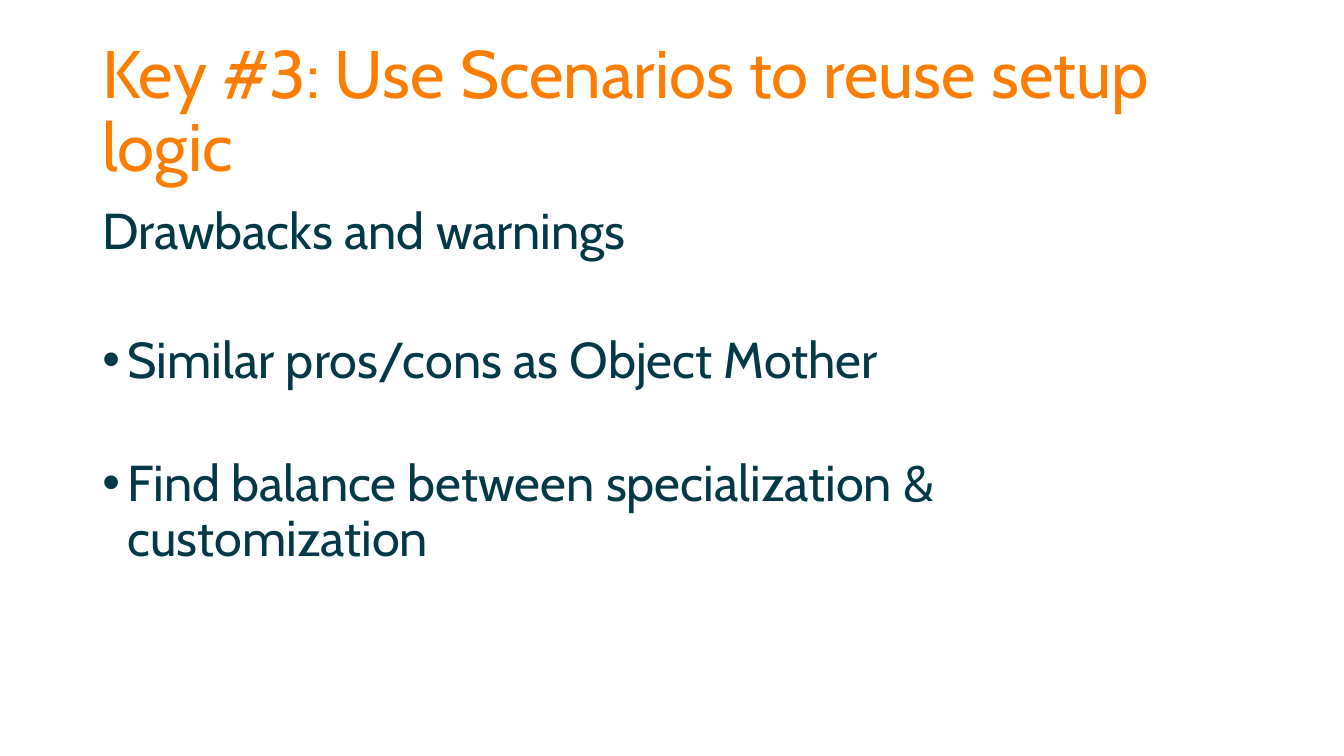
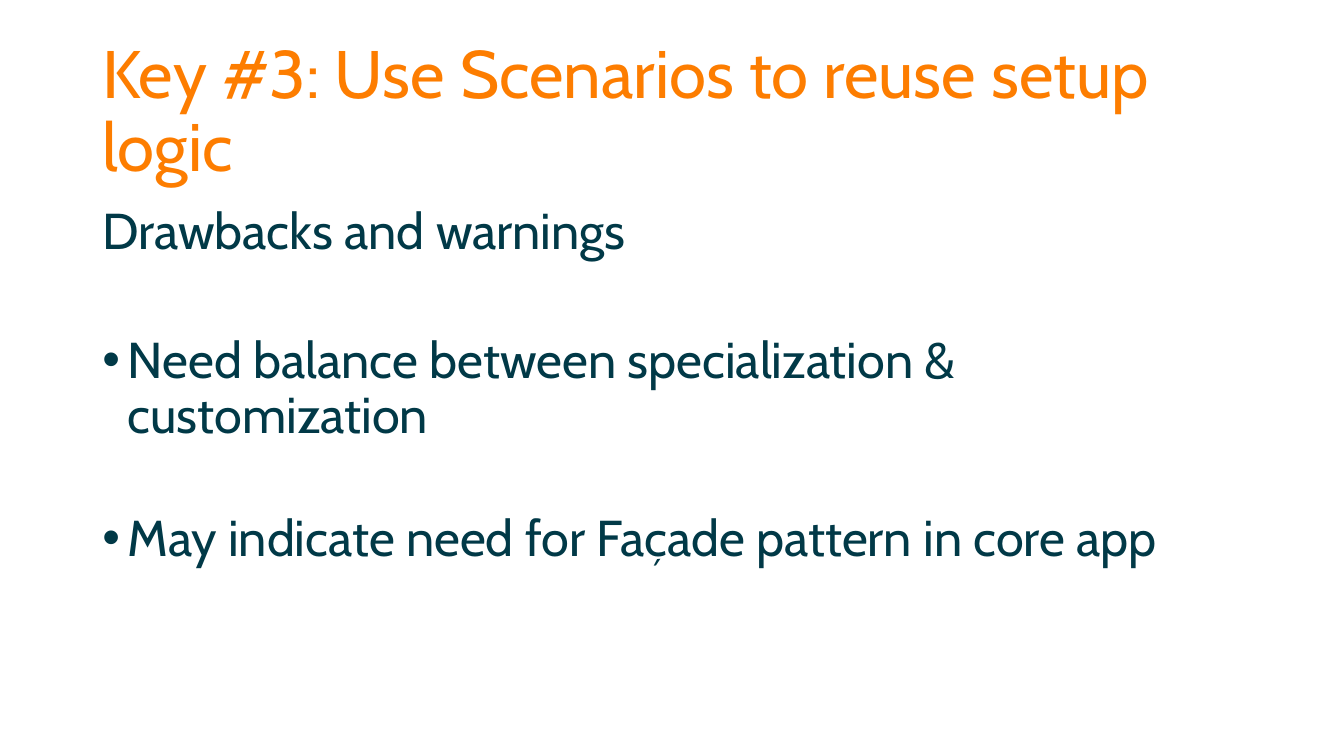
Before and after one commit to spetryjohnson/Talk-Patterns_of_Effective_Test_Setup, a slide deck: slide 46 of POETS - CodeMash 2017.pptx. Drawn at 1344x756 pixels with LibreOffice and Linux fonts; fonts in the diff are those of the drawing. Boxes give left, top, right and bottom in pixels: in the first picture for what was removed or moved away, otherwise in the second. Text is boxed around its words. In the diff, an @@ line names an element or a change of style, - is before the commit and + after.

```diff
--- a/POETS - CodeMash 2017.pptx
+++ b/POETS - CodeMash 2017.pptx
@@ text at bbox=[128, 340, 1157, 566]: text changed @@
-• Similar pros/cons as Object Mother
-• Find balance between specialization & customization
+• Need balance between specialization & customization
+• May indicate need for Façade pattern in core app
```
Also in this commit, not shown: 2 other slides changed, 6 slides added, 22 slides removed, 1 other file.
